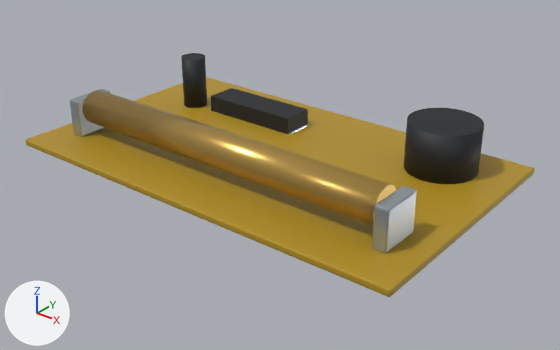
The Blender file assets/blender/parts/geiger_counter_mightyohm.blend, before and after one commit.
Rendered twice from a 50 mm lens placed at (0.1021, -0.1239, 0.0738), pointed at (0.0045, -0.002, -0.0018). The axes (+X, +Y, +Z) are drawn at lower left. The lights are the same throughout. The older version comes first.

Before the edit, the objects in view are built like this:
```python
mat_pcb = principled_material('pcb')
mat_pcb.base_color = (0.45, 0.28, 0.015)  # yellow #b39021
mat_pcb.roughness = 0.48
me_cube_024 = bpy.data.meshes.new('Cube.024')
me_cube_024.from_pydata(...)  # 56 vertices, 54 faces; spans x -0.05..0.05, y -0.03..0.03, z -0.0008..0.0008
me_cube_024.materials.append(mat_pcb)  # yellow #b39021
me_cube_026 = bpy.data.meshes.new('Cube.026')
me_cube_026.from_pydata(...)  # 128 vertices, 120 faces; spans x -0.0147..0.0723, y -0.036..0.0032, z -0.0002..0.0088
me_cube_026.materials.append(mat_steel)  # light grey #b8c2cb
me_cylinder_004 = bpy.data.meshes.new('Cylinder.004')
me_cylinder_004.from_pydata(...)  # a 32-sided cylinder along z spanning x -0.004..0.004, y -0.004..0.004, z -0.04..0.04
for i in [*range(0, 30), 31, 32]: me_cylinder_004.polygons[i].use_smooth = True
me_cylinder_004.materials.append(mat_brass)  # orange #c5a257
ob_part_geiger_counter_mightyohm__brass = bpy.data.objects.new('part_geiger_counter_mightyohm__brass', me_cylinder_004)
ob_part_geiger_counter_mightyohm__brass.parent = ob_part_geiger_counter_mightyohm
ob_part_geiger_counter_mightyohm__brass.location = (0.0, -0.016, 0.008)
ob_part_geiger_counter_mightyohm__brass.rotation_euler = (0.0, 1.571, 0.0)  # degrees (0, 90, 0)
ob_part_geiger_counter_mightyohm__pcb = bpy.data.objects.new('part_geiger_counter_mightyohm__pcb', me_cube_024)
ob_part_geiger_counter_mightyohm__pcb.parent = ob_part_geiger_counter_mightyohm
ob_part_geiger_counter_mightyohm__pcb.location = (0.0, 0.0, 0.0008)
ob_part_geiger_counter_mightyohm__steel = bpy.data.objects.new('part_geiger_counter_mightyohm__steel', me_cube_026)
ob_part_geiger_counter_mightyohm__steel.parent = ob_part_geiger_counter_mightyohm
ob_part_geiger_counter_mightyohm__steel.location = (-0.0288, 0.015, 0.00172)
# also in view: 'part_geiger_counter_mightyohm__black_polymer' at (0.002, 0.017, 0.008)
```
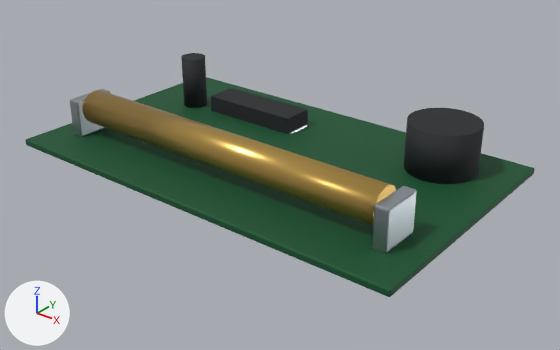
The change in detail:
Material 'pcb' (mat_pcb) changes colour from yellow #b39021 to dark green #07502b; in linear values from (0.45, 0.28, 0.015) to (0.00212, 0.0802, 0.0242).

Where the change shows, as pixel boxes [x1, y1, x2, y2] in the pictures (560 x 350 px):
'part_geiger_counter_mightyohm__pcb', recoloured (yellow to dark green)
    both: [25, 77, 535, 297]
